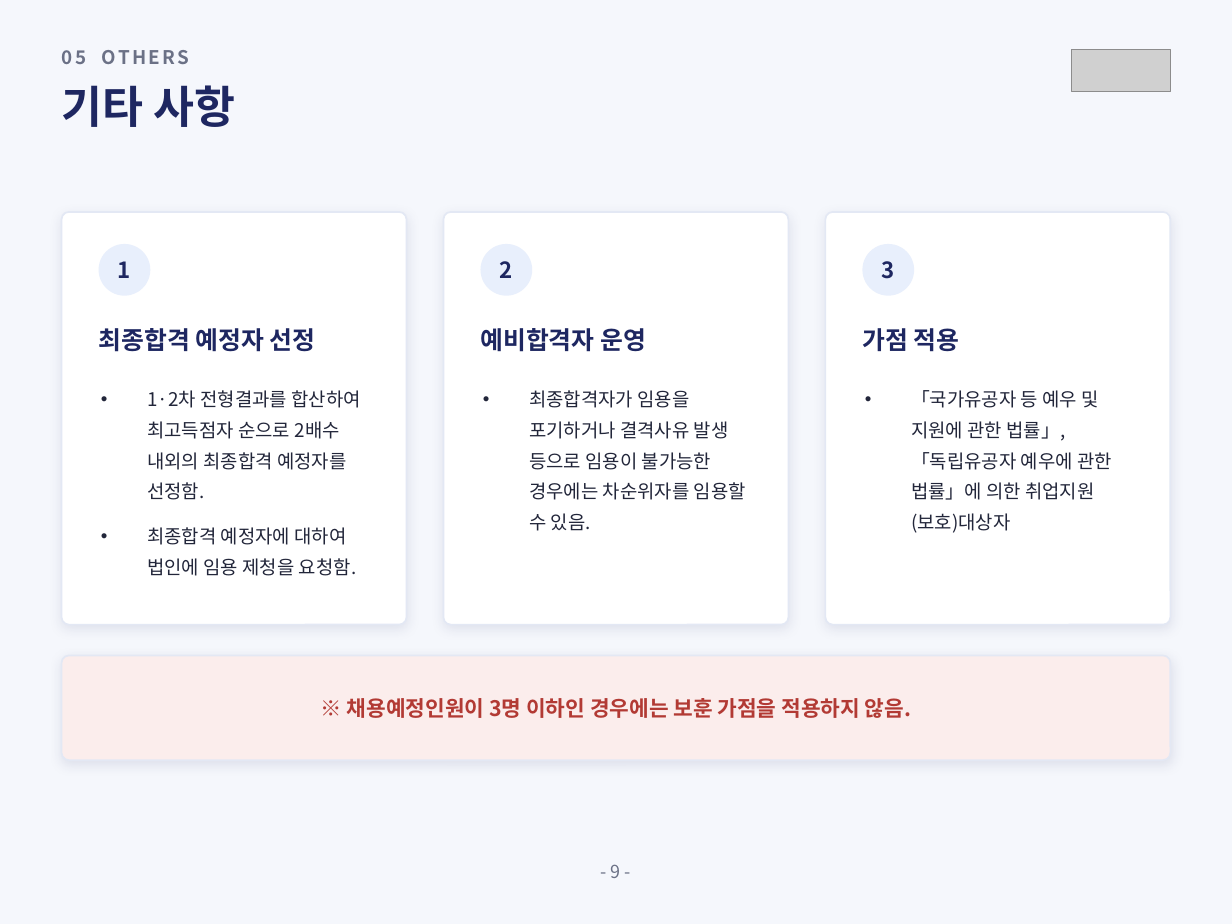
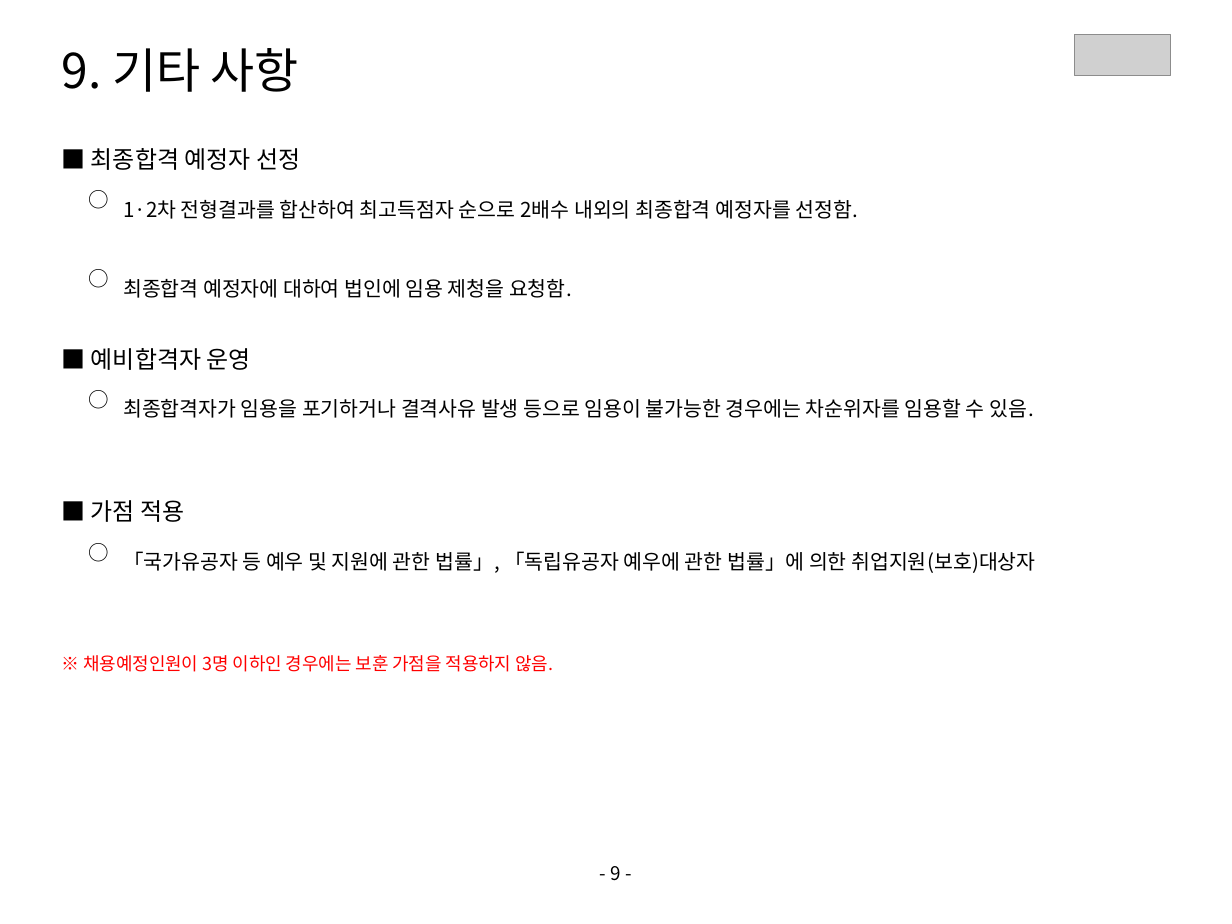
Before and after one commit to sogood459-max/miracle-guy, a slide deck: slide 10 of docs/2027년_사무직원_채용계획안.pptx. Drawn at 1232x924 pixels with LibreOffice and Linux fonts; fonts in the diff are those of the drawing; grey boxes stand for pictures. Boxes give left, top, right and bottom in pixels: in the first picture for what was removed or moved away, otherwise in the second. Text is boxed around its words. In the diff, an @@ line names an element or a change of style, - is before the commit and + after.

```diff
--- a/docs/2027년_사무직원_채용계획안.pptx
+++ b/docs/2027년_사무직원_채용계획안.pptx
@@ background #F5F7FC to #FFFFFF @@
@@ text at (x1=62, y1=48, x2=299, y2=92): text changed; size 26 to 28 pt; text colour #1E2761 to #000000; bold off @@
-기타 사항
+9. 기타 사항
@@ text removed at (x1=62, y1=42, x2=1047, y2=71) @@
-05 OTHERS
@@ picture moved from (x1=1072, y1=49, x2=1170, y2=91) to (x1=1074, y1=34, x2=1170, y2=75) @@
@@ text at (x1=91, y1=148, x2=300, y2=170): text changed; size 14.5 to 14 pt; text colour #1E2761 to #000000; bold off @@
-최종합격 예정자 선정
+■ 최종합격 예정자 선정
@@ text added at (x1=89, y1=187, x2=121, y2=219), 12 pt, text #000000 @@
+○
@@ size 11 to 12 pt, text colour #22263A to #000000; bullet • to none; line spacing 18pt to 20pt; less space between paragraphs in 3 elements at (x1=123, y1=399, x2=1034, y2=418), (x1=123, y1=551, x2=1035, y2=573), (x1=123, y1=200, x2=858, y2=219) @@
@@ text "1·2차 전형결과를 합산하여 최고득점자 순으로 ..." moved from (x1=147, y1=390, x2=360, y2=576) to (x1=123, y1=200, x2=858, y2=219) @@
@@ rounded rectangle removed at (x1=62, y1=212, x2=407, y2=625) @@
@@ rounded rectangle removed at (x1=444, y1=212, x2=788, y2=625) @@
@@ rounded rectangle removed at (x1=825, y1=212, x2=1170, y2=625) @@
@@ text "○" at (x1=89, y1=266, x2=121, y2=298): vertical alignment middle to top @@
@@ ellipse removed at (x1=99, y1=244, x2=150, y2=296) @@
@@ text at (x1=118, y1=261, x2=131, y2=278): text changed; size 13 to 12 pt; text colour #1E2761 to #000000; bold off @@
-1
+○
@@ ellipse removed at (x1=480, y1=244, x2=532, y2=296) @@
@@ text removed at (x1=500, y1=261, x2=513, y2=278) @@
-2
@@ ellipse removed at (x1=862, y1=244, x2=914, y2=296) @@
@@ text removed at (x1=882, y1=261, x2=895, y2=279) @@
-3
@@ text added at (x1=123, y1=279, x2=572, y2=298), 12 pt, text #000000 @@
+최종합격 예정자에 대하여 법인에 임용 제청을 요청함.
@@ text at (x1=91, y1=348, x2=251, y2=370): text changed; size 14.5 to 14 pt; text colour #1E2761 to #000000; bold off @@
-예비합격자 운영
+■ 예비합격자 운영
@@ text added at (x1=89, y1=387, x2=121, y2=419), 12 pt, text #000000 @@
+○
@@ text "최종합격자가 임용을 포기하거나 결격사유 발생 ..." moved from (x1=529, y1=390, x2=746, y2=531) to (x1=123, y1=399, x2=1034, y2=418) @@
@@ text at (x1=91, y1=500, x2=184, y2=522): text changed; size 14.5 to 14 pt; text colour #1E2761 to #000000; bold off @@
-가점 적용
+■ 가점 적용
@@ text at (x1=147, y1=527, x2=357, y2=576): paragraph removed @@
-• 최종합격 예정자에 대하여 법인에 임용 제청을 요청함.
@@ text added at (x1=89, y1=540, x2=121, y2=572), 12 pt, text #000000 @@
+○
@@ text "「국가유공자 등 예우 및 지원에 ..." moved from (x1=911, y1=390, x2=1112, y2=533) to (x1=123, y1=551, x2=1035, y2=573) @@
@@ text "※ 채용예정인원이 3명 이하인 경우에는 ..." moved from (x1=347, y1=698, x2=911, y2=718) to (x1=83, y1=655, x2=553, y2=672) @@
@@ text "※ 채용예정인원이 3명 이하인 경우에는 ..." at (x1=83, y1=655, x2=553, y2=672): size 12.5 to 10.5 pt, text colour #B23A34 to #FF0000, bold off; alignment centre to left @@
@@ rounded rectangle removed at (x1=62, y1=655, x2=1170, y2=760) @@
@@ text "- 9 -" at (x1=611, y1=866, x2=621, y2=881): size 10.5 to 11 pt, text colour #6B7186 to #000000 @@
```
Also in this commit, not shown: 10 other slides changed, 1 other file.
